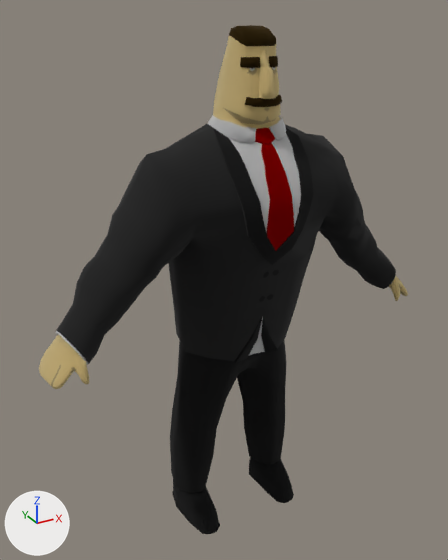
Before and after pictures for a commit that changed the FBX model 3DVrRoom/Assets/Jochem/Models/The Boss/the boss.fbx.
One viewpoint serves both versions: a 50 mm lens placed at (17.77, -2.96, 2.24), pointed at (18.97, -0.79, 1.15). Lighting does not change. The marker at lower left points along +X, +Y and +Z. Where no turn or scale is listed for an object, it has been applied to the vertices.

The older version as bpy lines, for what is in view:
```python
me_circle_012 = bpy.data.meshes.new('Circle.012')
me_circle_012.from_pydata(...)  # 1335 vertices, 1396 faces; spans x -0.87..0.89, y -0.32..0.28, z -0.01..2.2
me_circle_012.materials.append(mat_material)  # picture img_the_boss_defaultmaterial_albedotransparency_png
ob_circle_005 = bpy.data.objects.new('Circle.005', me_circle_012)
ob_circle_005.location = (19.003, -0.827, -0.016)
```
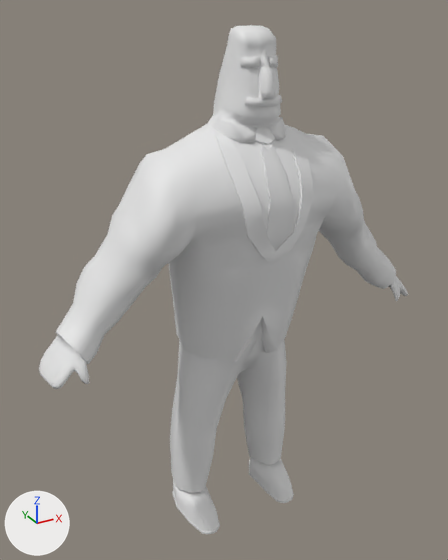
The newer file is also turned or shifted as a whole; pictures and numbers use the older file's frame.

The change, as a list of edits to the scene's bpy script:
```text
Change me_circle_012:
    where me_circle_012.from_pydata(...)  # 1335 vertices, 1396 faces; spans x -0.87..0.89, y -0.32..0.28, z -0.01..2.2
    remove me_circle_012.materials.append(mat_material)  # picture img_the_boss_defaultmaterial_albedotransparency_png
```

What differs and where, as boxes [x1, y1, x2, y2] in the pictures (448 x 560 px):
'Circle.005', recoloured (black to grey): [39, 25, 408, 534] in both
